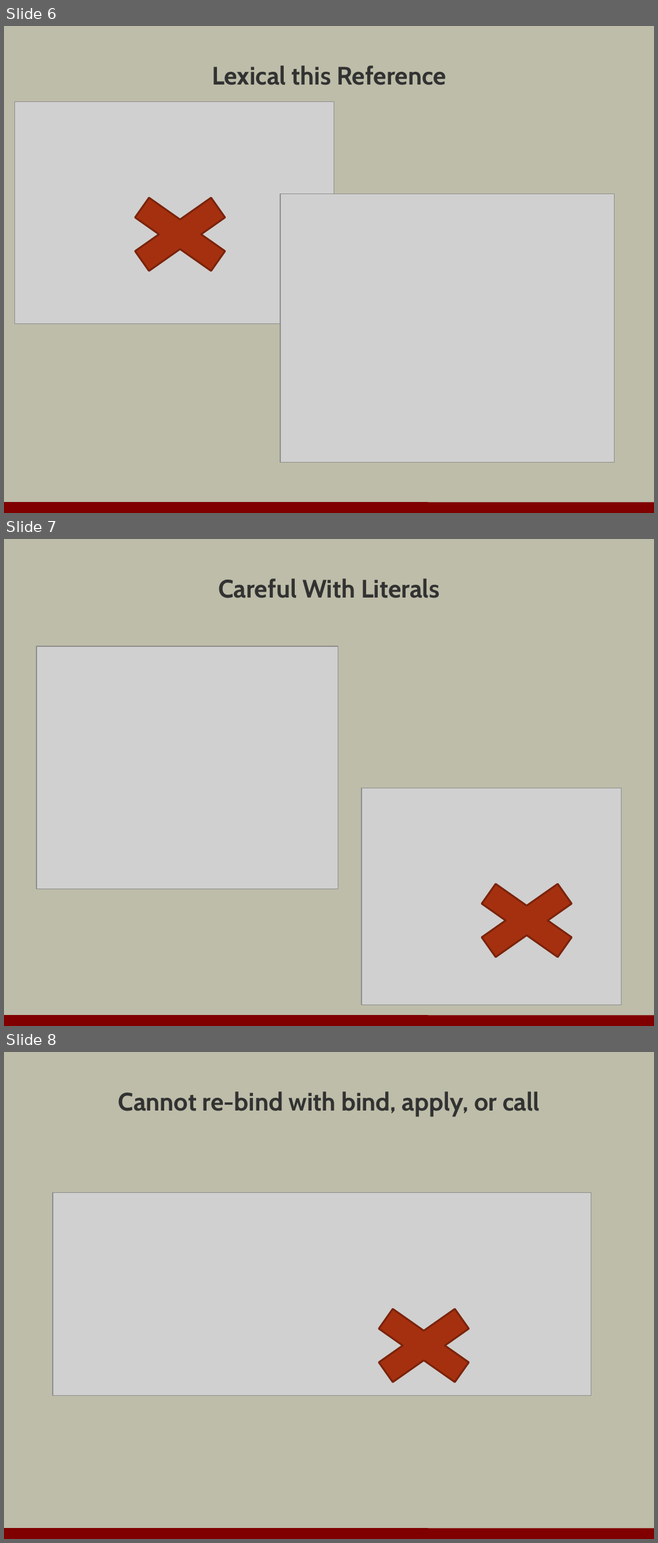
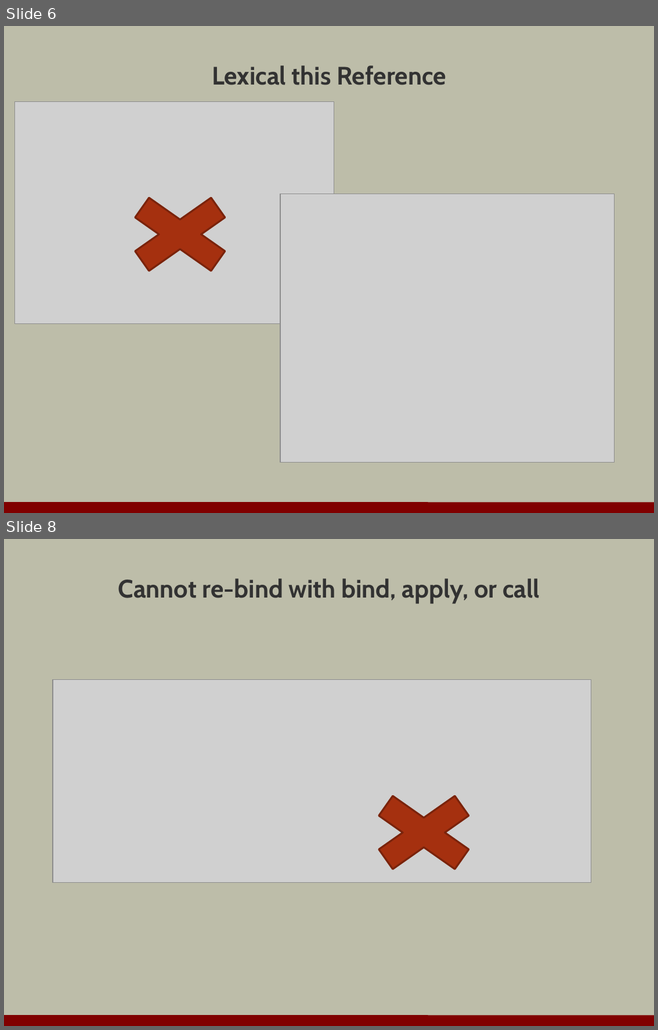
Before and after one commit to OdeToCode/classes, a slide deck: assorted/javascript_dragons.pptx. Shown one above the other, each under a label of ours: slides 6, 7 and 8 before the commit, slides 6 and 8 after it; the slides between them are not shown. The pictures are 658x1543 and 658x1030 pixels, drawn with LibreOffice and Linux fonts; fonts in the diff are those of the drawing; grey boxes stand for pictures; background and template pictures are left out. Boxes give left, top, right and bottom in pixels: in the first picture for what was removed or moved away, otherwise in the second. Text is boxed around its words. In the diff, an @@ line names an element or a change of style, - is before the commit and + after.

```diff
--- a/assorted/javascript_dragons.pptx
+++ b/assorted/javascript_dragons.pptx
@@ slide 7 removed at bbox=[4, 539, 654, 1026], background #BDBDA9; not listed: 1 template element that a slide beside it also shows @@
@@ title removed at bbox=[218, 578, 440, 598] @@
-Careful With Literals
@@ picture removed at bbox=[36, 646, 338, 889] @@
@@ picture removed at bbox=[361, 788, 621, 1005] @@
@@ cross removed at bbox=[453, 869, 600, 972] @@
```
Also in this commit, not shown: 3 slides changed, 26 slides added, 1 other slide removed, 1 other file.
